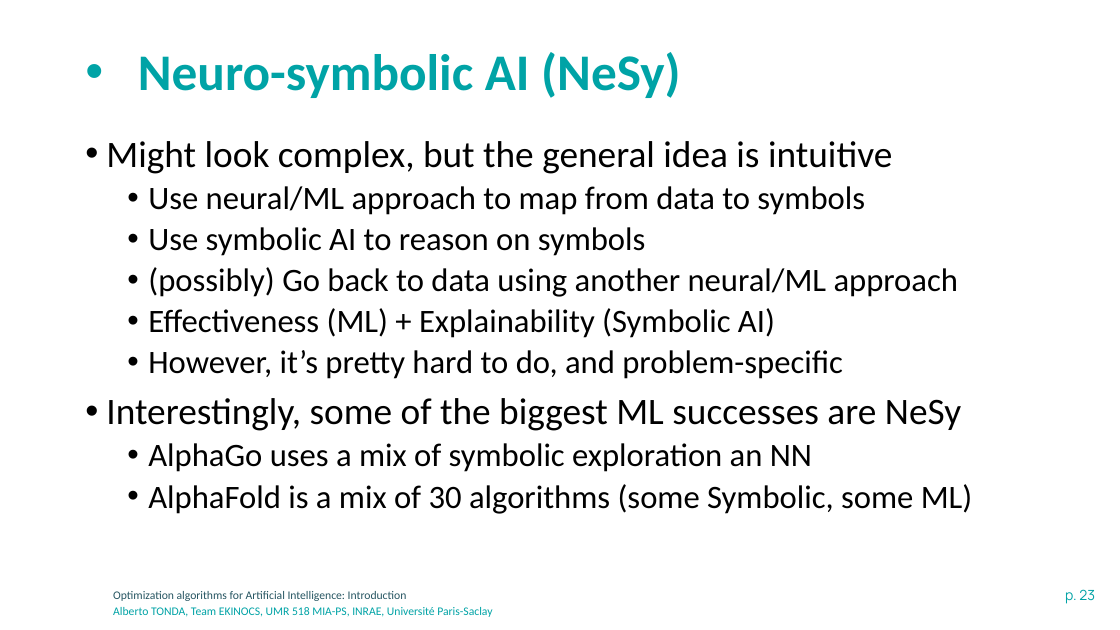
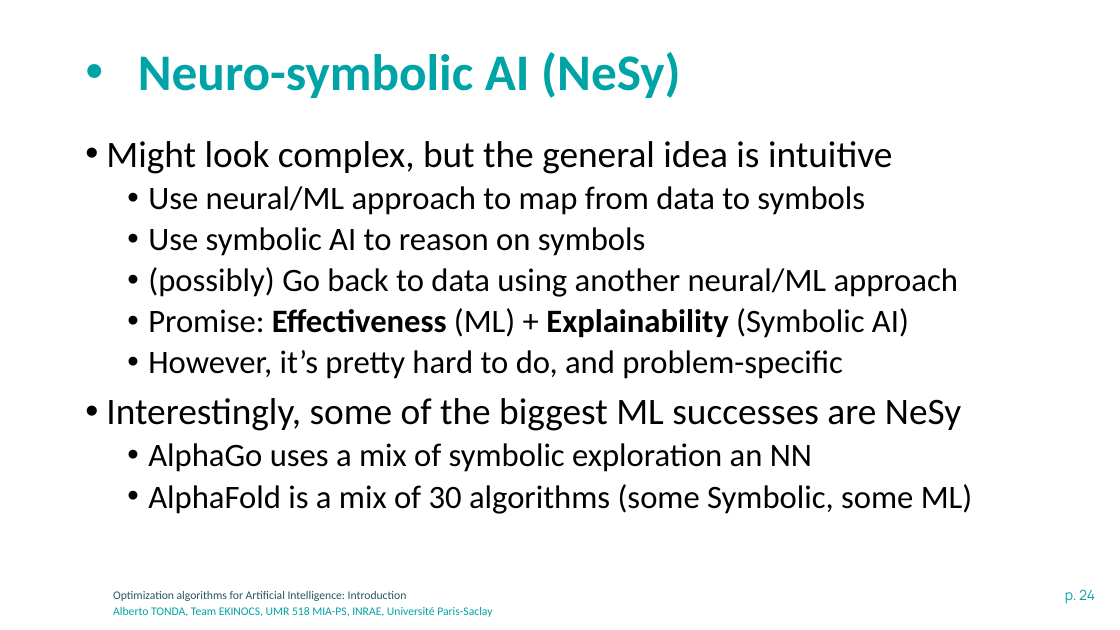
Before and after one commit to albertotonda/teaching, a slide deck: slide 24 of optimization-methods-for-artificial-intelligence/introduction.pptx (slide 23 before the commit). Drawn at 1120x630 pixels with LibreOffice and Linux fonts; fonts in the diff are those of the drawing; background and template pictures are left out. Boxes give left, top, right and bottom in pixels: in the first picture for what was removed or moved away, otherwise in the second. Text is boxed around its words. In the diff, an @@ line names an element or a change of style, - is before the commit and + after.

```diff
--- a/optimization-methods-for-artificial-intelligence/introduction.pptx
+++ b/optimization-methods-for-artificial-intelligence/introduction.pptx
@@ text at <box>148,308,909,338</box>: text changed; bold on @@
-  • Effectiveness (ML) + Explainability (Symbolic AI)
+  • Promise: Effectiveness (ML) + Explainability (Symbolic AI)
@@ page number at <box>1065,589,1095,604</box>: text changed @@
-p. 23
+p. 24
```
Also in this commit, not shown: 2 other slides changed, 1 slide added, 5 other files.
